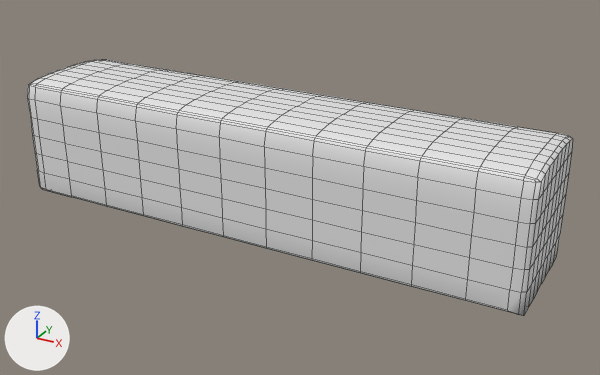
Two versions of the Blender file colectivo.blend, one commit apart.
Both versions are drawn from a 50 mm camera at (5.6, -9.47, 4.43) aimed at (0.37, 0.04, -0.33). Lighting does not change. The marker at lower left points along +X, +Y and +Z. Mesh edges are drawn as thin lines.

The older version as bpy lines, for what is in view:
```python
me_cube = bpy.data.meshes.new('Cube')
me_cube.from_pydata(...)  # 324 vertices, 303 faces; spans x -1.0..1.0, y 0.0..1.07, z -1.03..1.0
me_cube.polygons.foreach_set('use_smooth', [True] * 303)
ob_cube = bpy.data.objects.new('Cube', me_cube)
ob_cube.location = (0.0, 0.0, 0.01)
ob_cube.scale = (3.87, 0.819, 0.886)
_m = ob_cube.modifiers.new('Mirror', 'MIRROR')
_m.use_axis = (False, True, False)
```
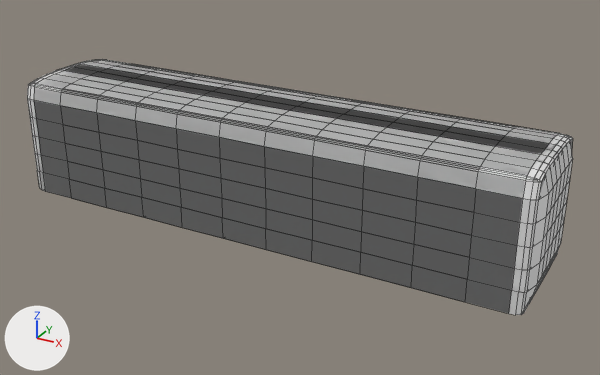
Changed parts and their boxes [x1, y1, x2, y2] in the pictures (600 x 375 px; the box of a moved part takes in the faces that stretch with it):
'Cube', reshaped, modifiers changed
    before: [28, 60, 573, 316]
    after: [27, 59, 573, 315]
part 1 of me_cube, moved or reshaped
    before: [28, 60, 573, 316]
    after: [27, 59, 573, 315]
part 2 of me_cube, shading changed
    both: [35, 60, 557, 291]

The change, as a diff of the scene's bpy script:
```diff
--- a/colectivo.blend.py
+++ b/colectivo.blend.py
@@ me_cube @@
 # used by ob_cube; location = (0.0, 0.0, 0.01); scale = (3.87, 0.819, 0.886)
-me_cube.from_pydata(...)  # 324 vertices, 303 faces; spans x -1.0..1.0, y 0.0..1.07, z -1.03..1.0
+me_cube.from_pydata(...)  # 356 vertices, 333 faces; spans x -1.0..1.02, y 0.0..1.07, z -1.03..1.0
+# me_cube part 1
+# 73 vertices are removed from x -1.0..1.0, y 0.0..1.07, z -1.03..0.99
+# 131 faces are deleted
+# 5 vertices in x 1.0, y 0.96..1.02, z -0.33..0.89 move by (-0.01, 0.03, 0.0)
+# 5 vertices in x 0.99, y 1.06, z -0.67..0.67 move by (-0.01, 0.01, 0.0)
+# 4 vertices in x 1.0, y 0.0..0.75, z -1.03 move by (-0.04, 0.0, 0.0)
+# 4 vertices in x 1.0, y 0.0..0.75, z -0.67 move by (-0.02, 0.0, -0.35)
+# 4 vertices in x 0.99, y 0.0..1.0, z 0.89..0.99 move by (-0.01, 0.0, 0.0)
+# 3 vertices in x 1.0, y 0.75, z 0.0..0.67 move by (0.0, 0.28, 0.0)
+# 15 vertices move from x -0.99..1.0, y 0.0..1.07, z -1.03..0.98 to x -0.99..1.02, y 0.0..1.07, z -1.02..0.98
+# 77 vertices are added at x -1.0..1.02, y 0.0..1.07, z -1.02..0.99
+# 13 new vertices lie (0.0, 0.32, 0.0) away from vertices in x -0.95..1.0, y 0.75, z -1.03..-0.67
+# 5 new vertices lie (0.0, 0.25, 0.0) away from vertices in x 0.99..1.0, y 0.0..0.25, z 0.0..0.99
+# 5 new vertices lie (0.0, -0.25, 0.0) away from vertices in x -0.98..1.02, y 0.5..1.02, z -1.03..0.99
+# 5 new vertices lie (0.0, 0.0, -0.34) away from vertices in x -0.98..1.02, y 0.5..1.07, z -0.33..0.67
+# 161 new faces join them
+# me_cube part 2: 172 kept faces spanning x -1.0..1.02, y 0.0..1.07, z -1.03..1.0 are now shaded flat
@@ ob_cube @@
 _m = ob_cube.modifiers.new('Mirror', 'MIRROR')
-_m.use_axis = (False, True, False)
+_m.use_axis = (True, True, False)
```
